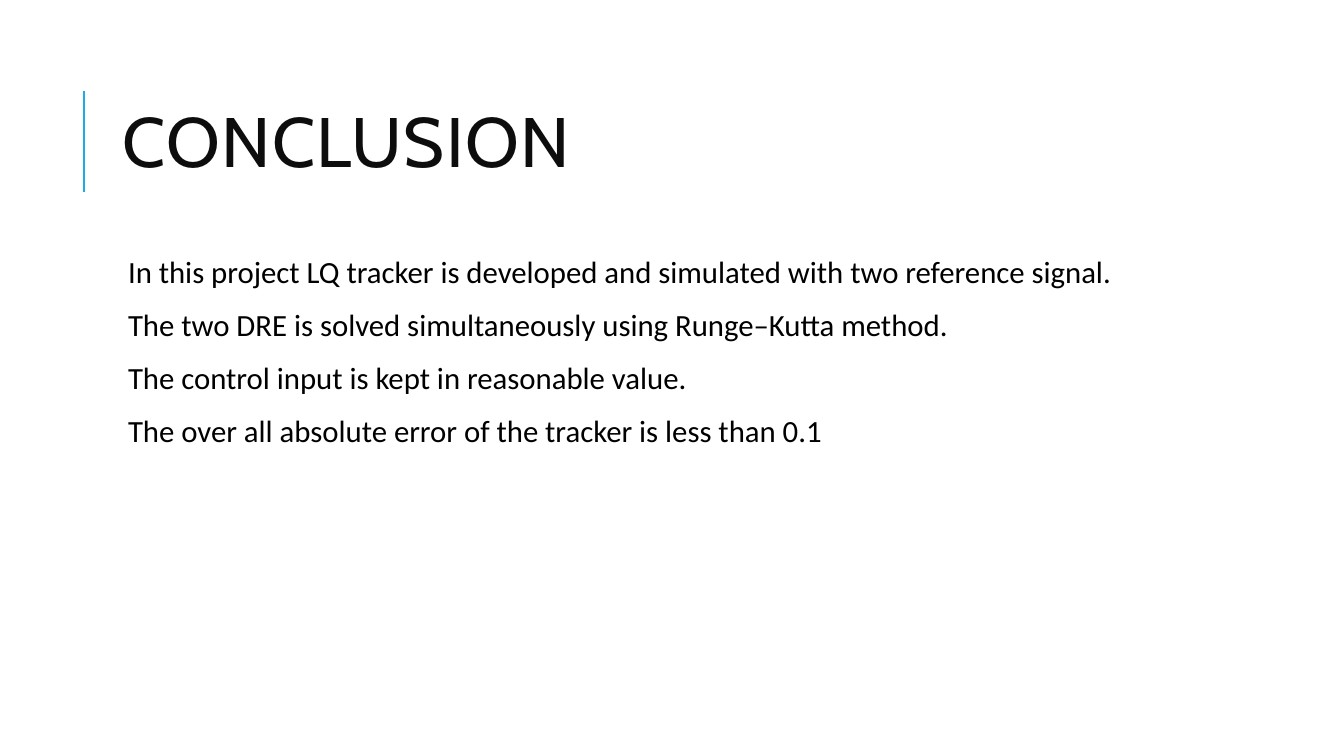
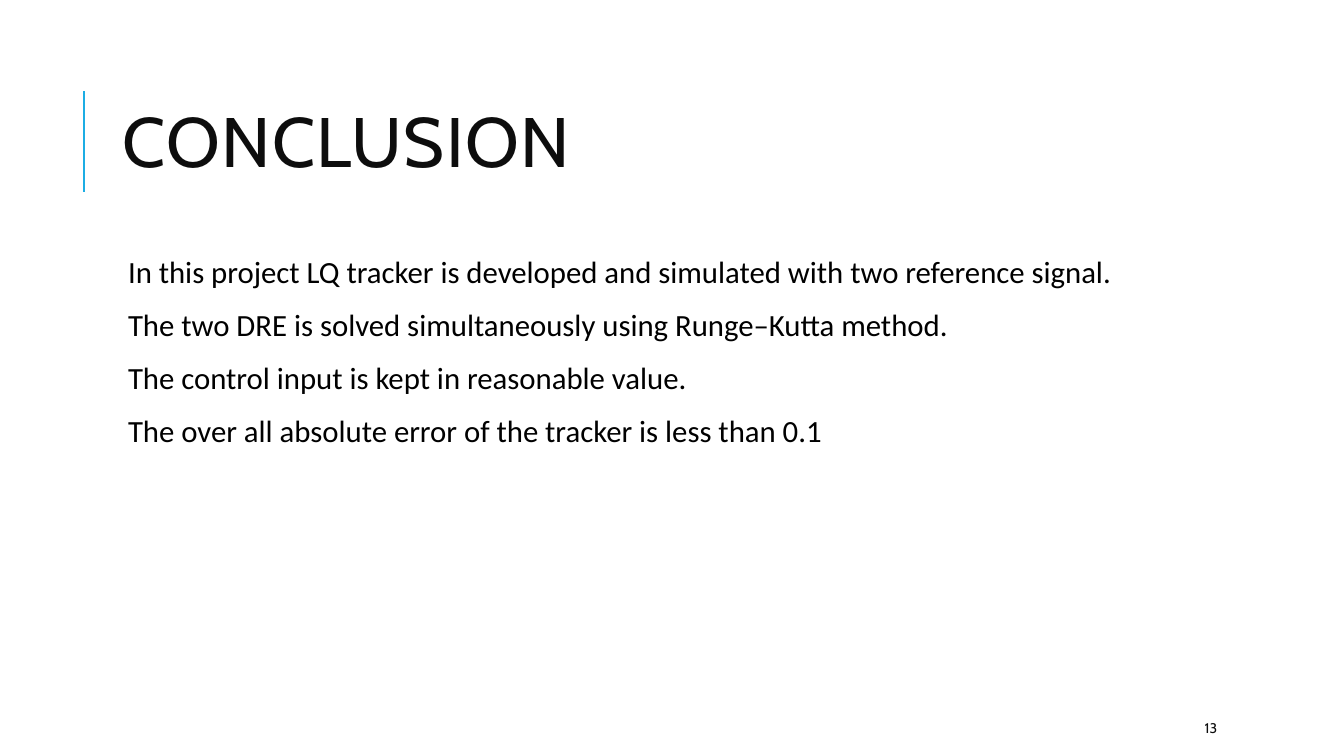
Before and after one commit to mrinmoysarkar/optimal-control, a slide deck: slide 13 of final-project/final-project.pptx. Drawn at 1344x756 pixels with LibreOffice and Linux fonts; fonts in the diff are those of the drawing. Boxes give left, top, right and bottom in pixels: in the first picture for what was removed or moved away, otherwise in the second. Text is boxed around its words. In the diff, an @@ line names an element or a change of style, - is before the commit and + after.

```diff
--- a/final-project/final-project.pptx
+++ b/final-project/final-project.pptx
@@ page number added at <box>1205,723,1218,733</box>, 10 pt, text #0D0D0D @@
+13
```
Also in this commit, not shown: 14 other slides changed, 2 other files.
